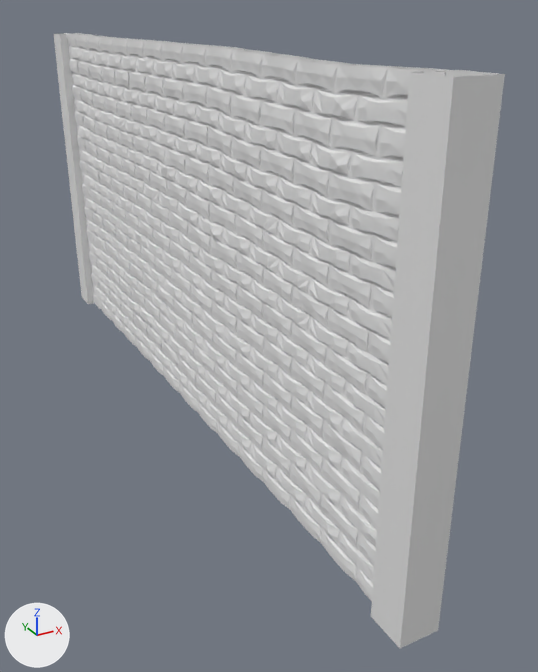
One commit to the FBX model Resource/Wall.fbx: the scene before it, then after it.
One viewpoint serves both versions: a camera (50 mm lens) standing at (-0.166, -0.403, 0.238) and looking at (0.032, -0.044, 0.058). The axes (+X, +Y, +Z) are drawn at lower left. The lights are the same throughout. Materials are left out; every surface is plain grey. Where no turn or scale is listed for an object, it has been applied to the vertices.

Names of what the first picture shows: 'Wall_Final1'.
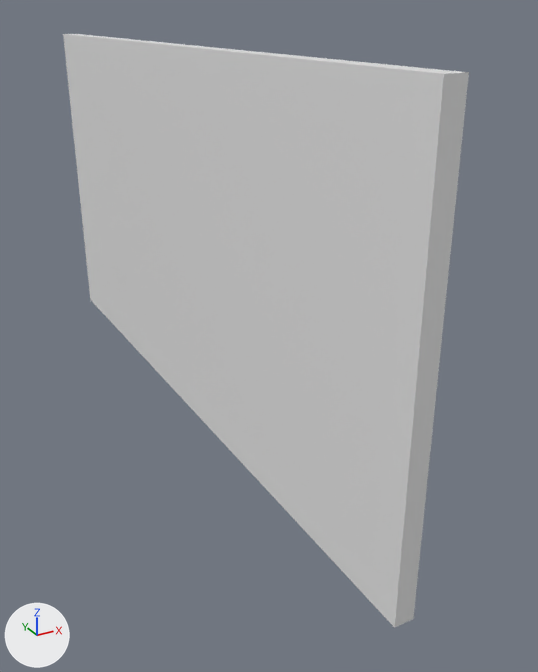
Changed parts and their boxes (x1, y1, x2, y2) in the pictures (538 x 672 px):
'Wall_Final1', reshaped, moved (10% narrower): before (54, 33, 505, 648); after (63, 34, 469, 628)
part 1 of me_mesh, rebuilt (7% wider): before (64, 33, 445, 601); after (63, 34, 469, 628)
part 2 of me_mesh, deleted: before (75, 33, 467, 77)
part 3 of me_mesh, deleted: before (54, 33, 94, 304)
part 4 of me_mesh, deleted: before (371, 70, 505, 648)

Edits to the bpy script that builds the scene:
```text
Change me_mesh:
    used by ob_wall_final1; location = (0.0, 0.0, 0.0)
    remove me_mesh.from_pydata(...)  # 11916 vertices, 23300 faces; spans x -0.01..0.01, y -0.23..0.23, z 0.0..0.221
    add me_mesh.from_pydata(...)  # 12 vertices, 20 faces; spans x -0.005..0.005, y -0.22..0.22, z -0.11..0.11
    me_mesh part 1: the loose piece of 5950 vertices spanning x -0.007..-0.003, y -0.22..0.22, z 0.0..0.221 is rebuilt with 12 vertices and now spans x -0.005..0.005, y -0.22..0.22, z -0.11..0.11
    me_mesh part 2: the loose piece of 5950 vertices spanning x 0.003..0.007, y -0.22..0.22, z 0.0..0.221 is deleted
    me_mesh part 3: the loose piece of 8 vertices spanning x -0.01..0.01, y 0.21..0.23, z 0.0..0.22 is deleted
    me_mesh part 4: the loose piece of 8 vertices spanning x -0.01..0.01, y -0.23..-0.21, z 0.0..0.22 is deleted
Change ob_wall_final1:
    ob_wall_final1.location: (0.0, 0.0, 0.0) -> (0.0, 0.0, 0.11)
```
